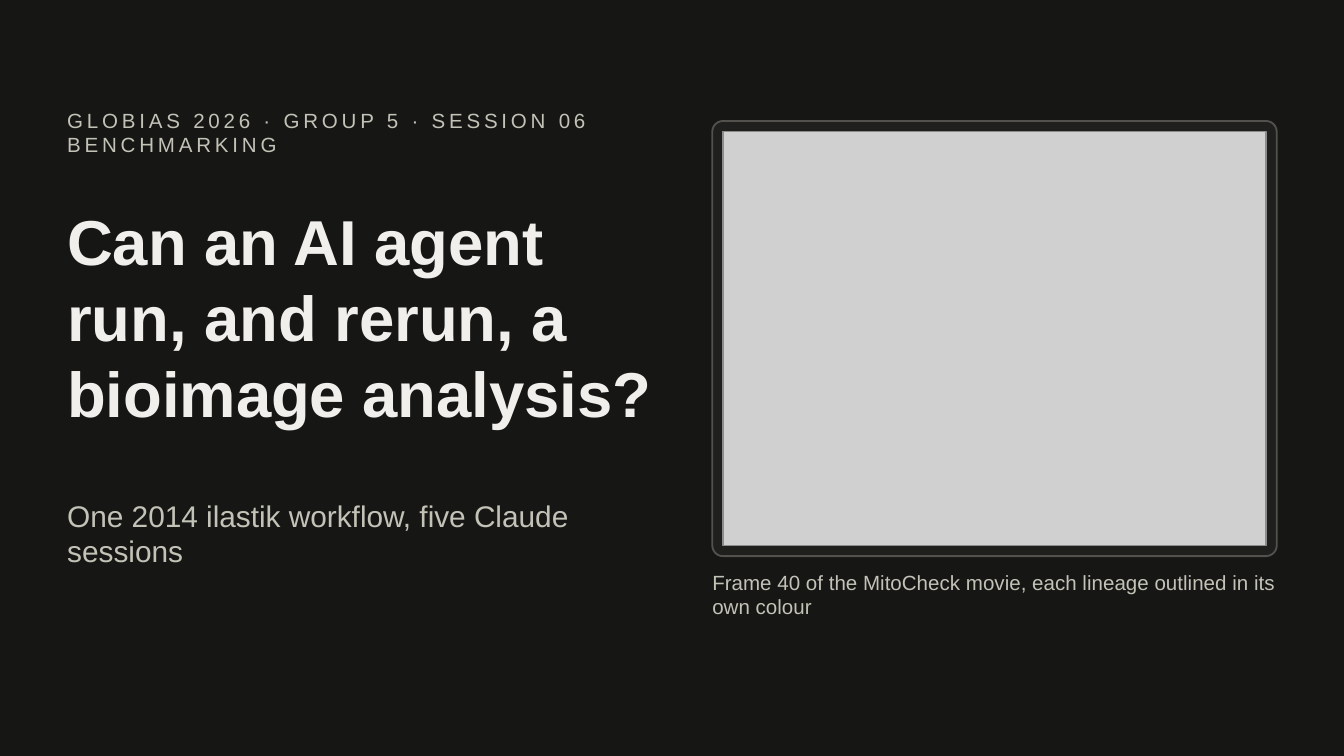
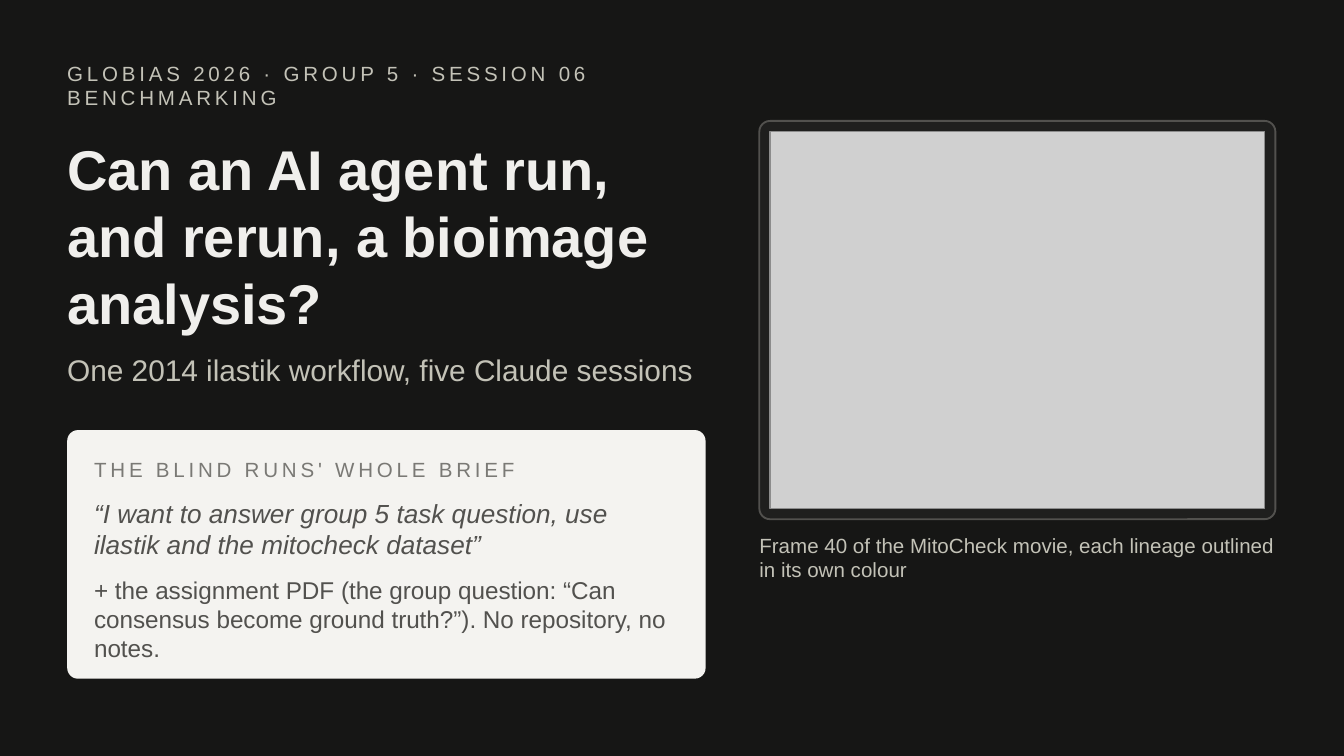
Before and after one commit to globias-2026-group5/globias-2026-group5.github.io, a slide deck: slide 1 of talk/ilastik-five-sessions-short.pptx. Drawn at 1344x756 pixels with LibreOffice and Linux fonts; fonts in the diff are those of the drawing; grey boxes stand for pictures. Boxes give left, top, right and bottom in pixels: in the first picture for what was removed or moved away, otherwise in the second. Text is boxed around its words. In the diff, an @@ line names an element or a change of style, - is before the commit and + after.

```diff
--- a/talk/ilastik-five-sessions-short.pptx
+++ b/talk/ilastik-five-sessions-short.pptx
@@ text "GLOBIAS 2026 · GROUP 5 ..." moved from (x1=67, y1=113, x2=586, y2=152) to (x1=67, y1=66, x2=586, y2=105) @@
@@ title "Can an AI agent run, ..." moved from (x1=67, y1=220, x2=652, y2=429) to (x1=67, y1=151, x2=648, y2=334) @@
@@ title "Can an AI agent run, ..." at (x1=67, y1=151, x2=648, y2=334): size 34 to 30 pt @@
@@ rounded rectangle resized from (x1=712, y1=121, x2=1277, y2=556) to (x1=759, y1=121, x2=1275, y2=519) @@
@@ rounded rectangle at (x1=759, y1=121, x2=1275, y2=519): proportions changed @@
@@ picture resized from (x1=723, y1=132, x2=1266, y2=546) to (x1=770, y1=132, x2=1265, y2=508) @@
@@ text "One 2014 ilastik workflow, five ..." rewrapped from (x1=67, y1=505, x2=568, y2=563) to (x1=67, y1=359, x2=693, y2=385) @@
@@ rounded rectangle added at (x1=67, y1=430, x2=706, y2=679), fill #F4F3F0 @@
@@ text added at (x1=94, y1=463, x2=515, y2=477), 11 pt, text #7A7975 @@
+THE BLIND RUNS' WHOLE BRIEF
@@ text added at (x1=94, y1=504, x2=607, y2=554), 14 pt, text #52514E, italic @@
+“I want to answer group 5 task question, use ilastik and the mitocheck dataset”
@@ text "Frame 40 of the MitoCheck ..." rewrapped from (x1=712, y1=575, x2=1275, y2=614) to (x1=759, y1=538, x2=1274, y2=577) @@
@@ text added at (x1=94, y1=581, x2=666, y2=657), 13 pt, text #52514E @@
++ the assignment PDF (the group question: “Can consensus become ground truth?”). No repository, no notes.
```
Also in this commit, not shown: 1 other slide changed, 3 slides added, 10 other files.
